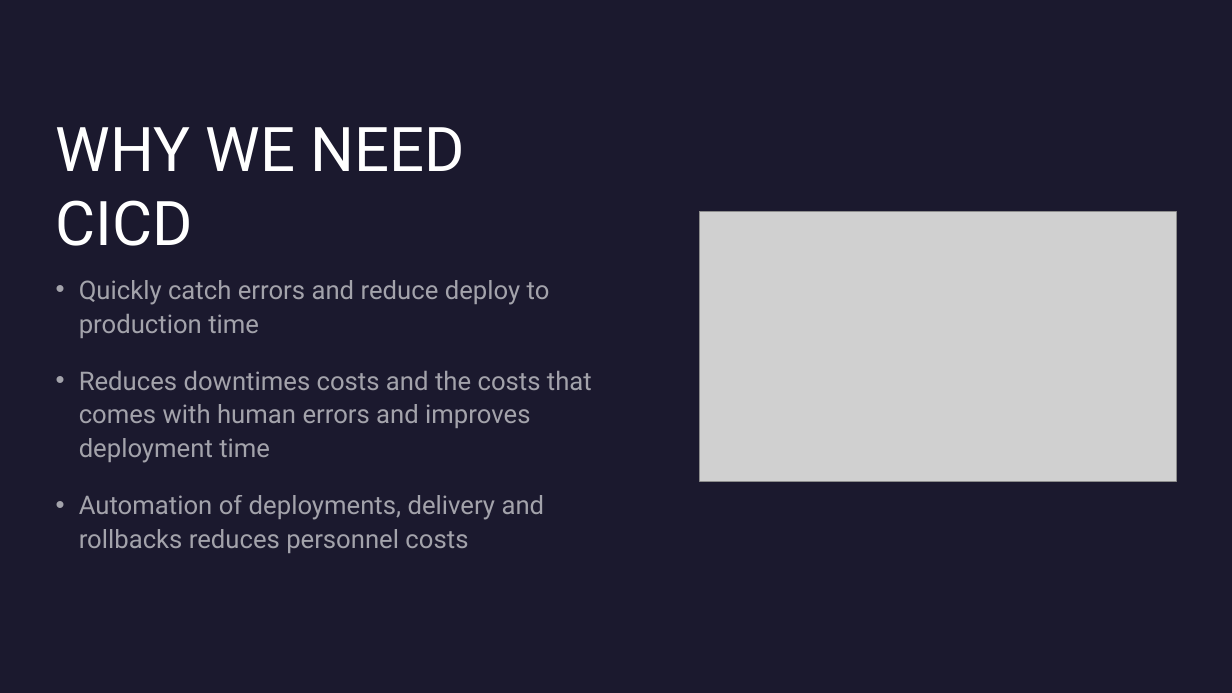
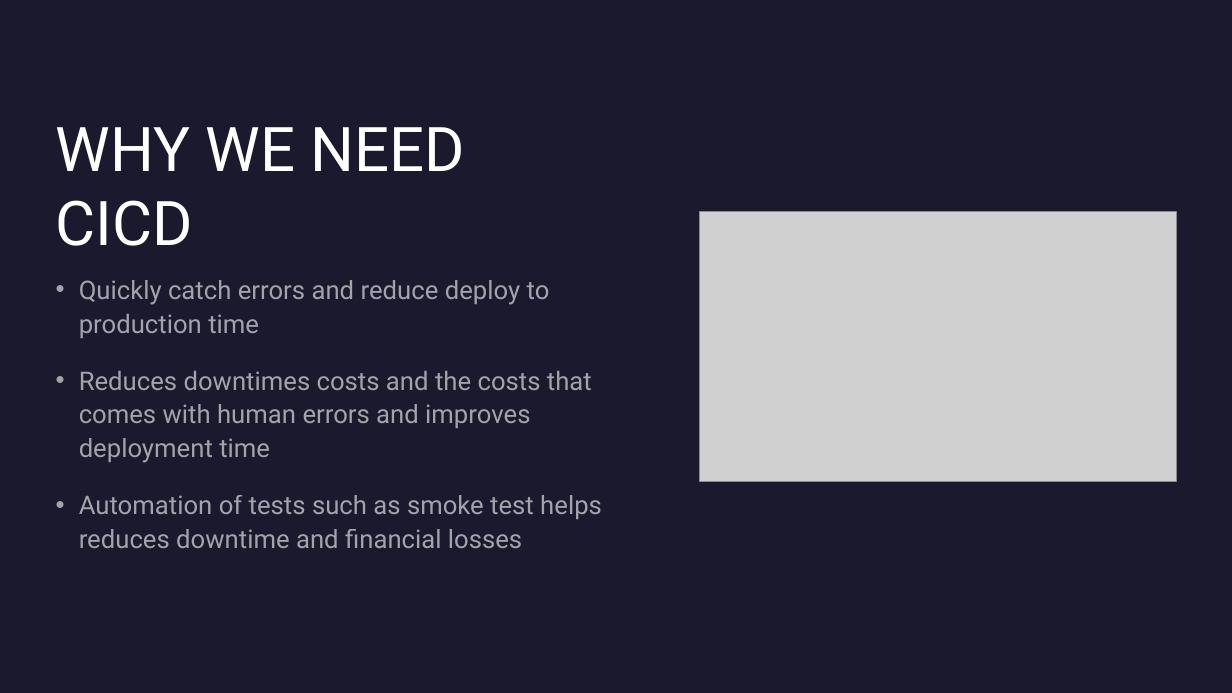
Before and after one commit to Bayurzx/udacity-cicd-project, a slide deck: slide 3 of CICD Presentation.pptx. Drawn at 1232x693 pixels with LibreOffice and Linux fonts; fonts in the diff are those of the drawing; grey boxes stand for pictures. Boxes give left, top, right and bottom in pixels: in the first picture for what was removed or moved away, otherwise in the second. Text is boxed around its words. In the diff, an @@ line names an element or a change of style, - is before the commit and + after.

```diff
--- a/CICD Presentation.pptx
+++ b/CICD Presentation.pptx
@@ text at (79,495,602,548): text changed @@
-• Automation of deployments, delivery and rollbacks reduces personnel costs
+• Automation of tests such as smoke test helps reduces downtime and financial losses
```
Also in this commit, not shown: 6 other files.
